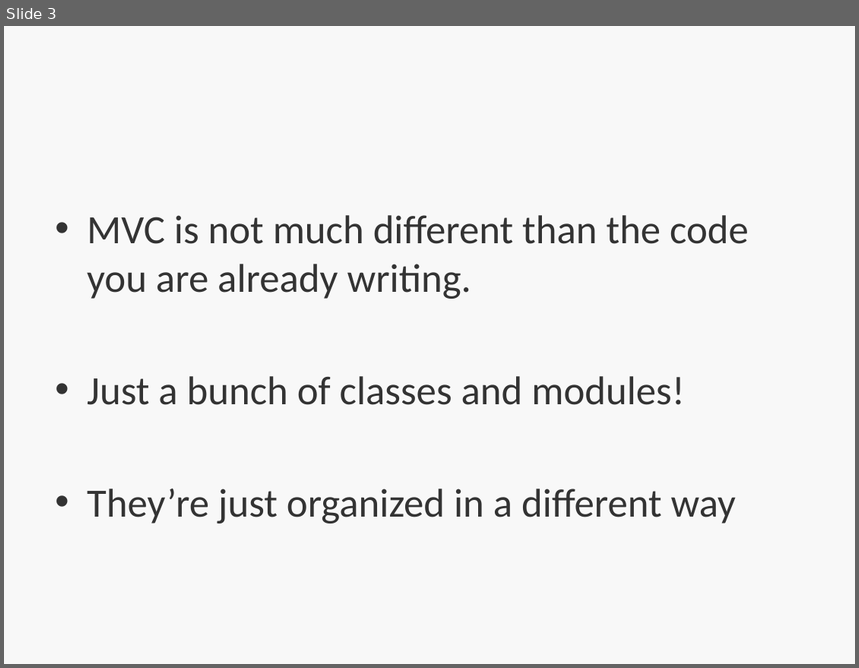
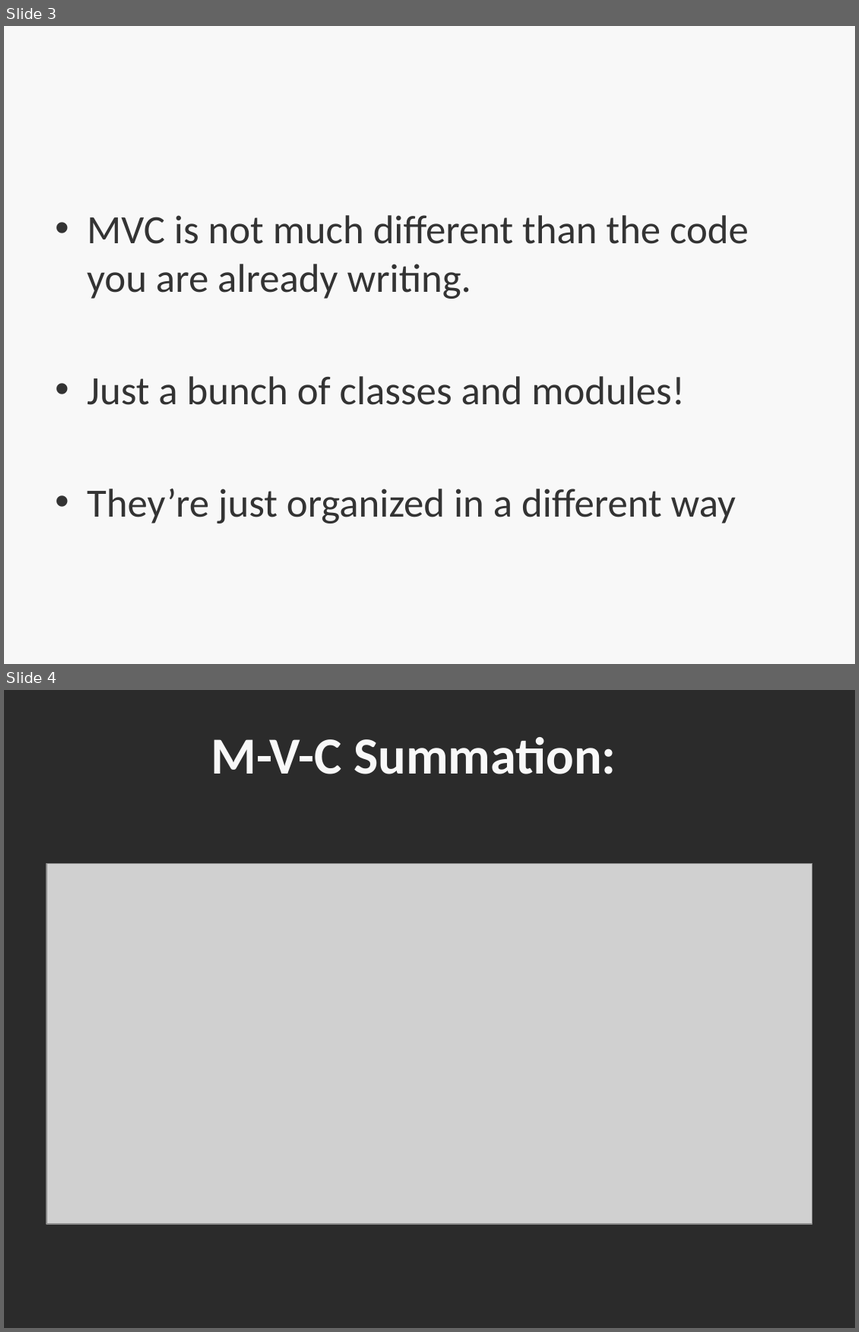
Before and after one commit to bootcoder/lectures, a slide deck: 1phase/ruby-mvc-single-res/HT-MVC.pptx. Shown one above the other, each under a label of ours: slide 3 before the commit, slides 3 and 4 after it. The pictures are 859x668 and 859x1332 pixels, drawn with LibreOffice and Linux fonts; fonts in the diff are those of the drawing; grey boxes stand for pictures; background and template pictures are left out; a plain dark background stands for a picture behind light text. Boxes give left, top, right and bottom in pixels: in the first picture for what was removed or moved away, otherwise in the second. Text is boxed around its words. In the diff, an @@ line names an element or a change of style, - is before the commit and + after.

```diff
--- a/1phase/ruby-mvc-single-res/HT-MVC.pptx
+++ b/1phase/ruby-mvc-single-res/HT-MVC.pptx
@@ slide 4 added at bbox=[4, 690, 855, 1328], background picture (left out) @@
@@ title added at bbox=[211, 737, 617, 774], 44 pt, text #F8F8F8, bold @@
+M-V-C Summation:
@@ picture added at bbox=[47, 863, 813, 1224] @@
```
Also in this commit, not shown: 4 slides changed, 1 other slide added.
